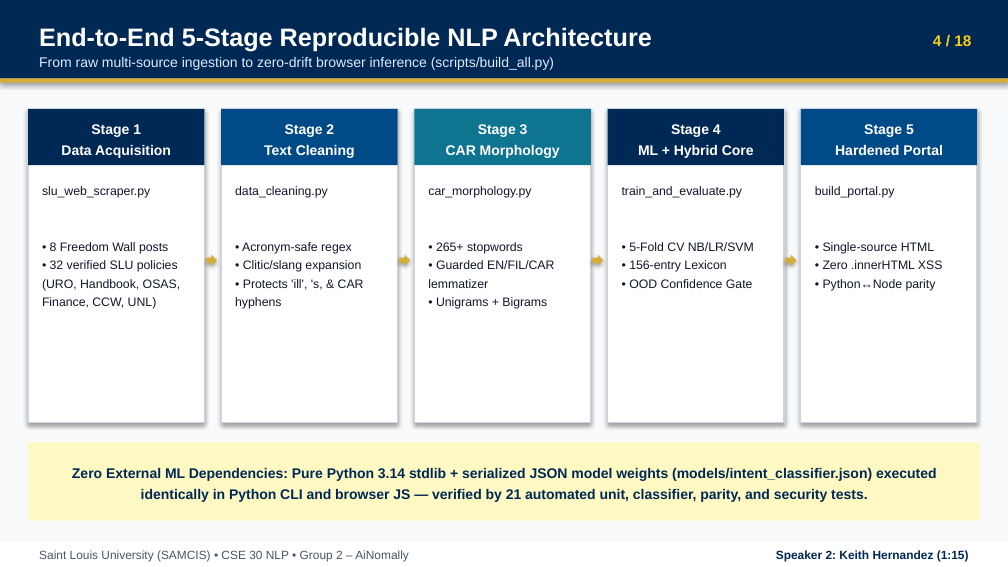
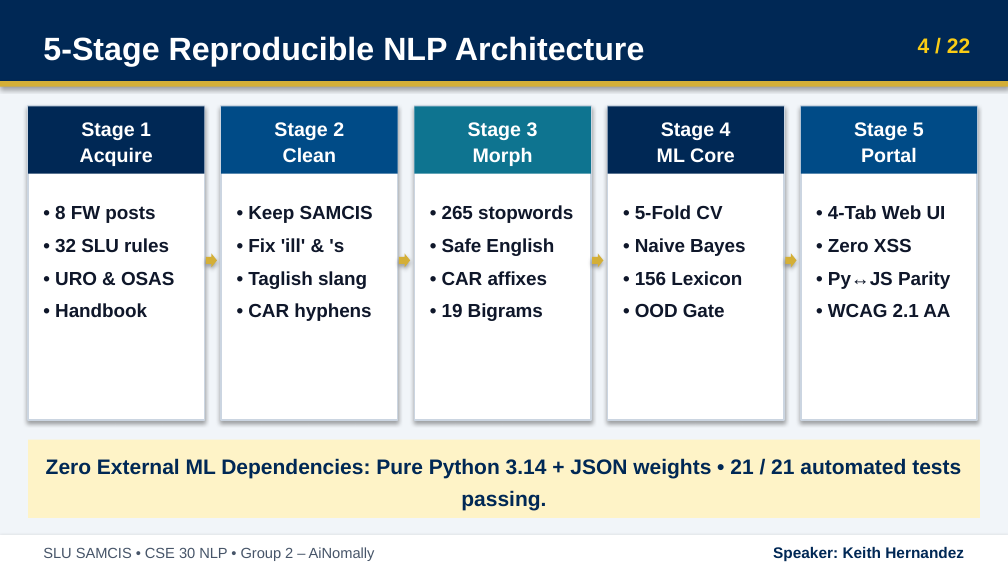
Before and after one commit to ChazeRodriguez/slu-egovernance-chatbot-car-lexicon, a slide deck: slide 4 of presentation/Group2_AiNomally_CSE30_Deck.pptx. Drawn at 1008x567 pixels with LibreOffice and Linux fonts; fonts in the diff are those of the drawing. Boxes give left, top, right and bottom in pixels: in the first picture for what was removed or moved away, otherwise in the second. Text is boxed around its words. In the diff, an @@ line names an element or a change of style, - is before the commit and + after.

```diff
--- a/presentation/Group2_AiNomally_CSE30_Deck.pptx
+++ b/presentation/Group2_AiNomally_CSE30_Deck.pptx
@@ background #F8FAFC to #F1F5F9 @@
@@ text "5-Stage Reproducible NLP Architecture" at <box>43,36,645,66</box>: vertical alignment top to middle @@
@@ text removed at <box>39,57,554,70</box> @@
-From raw multi-source ingestion to zero-drift browser inference (scripts/build_all.py)
@@ text at <box>43,36,645,66</box>: text changed; size 18 to 23 pt @@
-End-to-End 5-Stage Reproducible NLP Architecture
+5-Stage Reproducible NLP Architecture
@@ text at <box>918,38,970,53</box>: text changed; size 11 to 15 pt @@
-4 / 18
+4 / 22
@@ rectangle: place and size @@
-rectangle at <box>0,79,1008,83</box>
+rectangle at <box>0,82,1008,88</box>
@@ rectangle "Stage 1": place and size @@
-rectangle "Stage 1" at <box>28,109,205,165</box>
+rectangle "Stage 1" at <box>28,107,205,174</box>
@@ rectangle "Stage 2": place and size @@
-rectangle "Stage 2" at <box>221,109,397,165</box>
+rectangle "Stage 2" at <box>221,107,397,174</box>
@@ rectangle "Stage 3": place and size @@
-rectangle "Stage 3" at <box>414,109,591,165</box>
+rectangle "Stage 3" at <box>414,107,591,174</box>
@@ rectangle "Stage 4": place and size @@
-rectangle "Stage 4" at <box>608,109,784,165</box>
+rectangle "Stage 4" at <box>608,107,784,174</box>
@@ rectangle "Stage 5": place and size @@
-rectangle "Stage 5" at <box>800,109,977,165</box>
+rectangle "Stage 5" at <box>800,107,977,174</box>
@@ outline #CBD5E1 1 pt to #CBD5E1 1.25 pt in 5 elements at <box>221,107,397,420</box>, <box>414,107,591,420</box>, <box>608,107,784,420</box>, <box>28,107,205,420</box>, <box>800,107,977,420</box> @@
@@ text in rectangle at <box>80,147,153,166</box>: text changed; size 10 to 14 pt @@
-Data Acquisition
+Acquire
@@ text in rectangle at <box>81,122,151,140</box>: size 10 to 14 pt in "Stage 1"; line spacing 1.25 to 1.12 @@
@@ text in rectangle at <box>274,122,344,140</box>: size 10 to 14 pt in "Stage 2"; line spacing 1.25 to 1.12 @@
@@ text in rectangle at <box>283,147,336,163</box>: text changed; size 10 to 14 pt @@
-Text Cleaning
+Clean
@@ text in rectangle at <box>468,122,538,140</box>: size 10 to 14 pt in "Stage 3"; line spacing 1.25 to 1.12 @@
@@ text in rectangle at <box>473,147,533,166</box>: text changed; size 10 to 14 pt @@
-CAR Morphology
+Morph
@@ text in rectangle at <box>657,148,735,163</box>: text changed; size 10 to 14 pt @@
-ML + Hybrid Core
+ML Core
@@ text in rectangle at <box>661,122,731,140</box>: size 10 to 14 pt in "Stage 4"; line spacing 1.25 to 1.12 @@
@@ text in rectangle at <box>854,122,924,140</box>: size 10 to 14 pt in "Stage 5"; line spacing 1.25 to 1.12 @@
@@ text in rectangle at <box>861,147,917,163</box>: text changed; size 10 to 14 pt @@
-Hardened Portal
+Portal
@@ text at <box>55,206,174,317</box>: text changed; size 8.8 to 13.5 pt; bold on @@
-slu_web_scraper.py
-• 8 Freedom Wall posts
-• 32 verified SLU policies (URO, Handbook, OSAS, Finance, CCW, UNL)
+• 8 FW posts
+• 32 SLU rules
+• URO & OSAS
+• Handbook
@@ text at <box>248,205,373,321</box>: text changed; size 8.8 to 13.5 pt; bold on @@
-data_cleaning.py
-• Acronym-safe regex
-• Clitic/slang expansion
-• Protects 'ill', 's, & CAR hyphens
+• Keep SAMCIS
+• Fix 'ill' & 's
+• Taglish slang
+• CAR hyphens
@@ text at <box>442,205,573,321</box>: text changed; size 8.8 to 13.5 pt; bold on @@
-car_morphology.py
-• 265+ stopwords
-• Guarded EN/FIL/CAR lemmatizer
-• Unigrams + Bigrams
+• 265 stopwords
+• Safe English
+• CAR affixes
+• 19 Bigrams
@@ text at <box>635,205,745,317</box>: text changed; size 8.8 to 13.5 pt; bold on @@
-train_and_evaluate.py
-• 5-Fold CV NB/LR/SVM
-• 156-entry Lexicon
-• OOD Confidence Gate
+• 5-Fold CV
+• Naive Bayes
+• 156 Lexicon
+• OOD Gate
@@ text at <box>828,205,950,317</box>: text changed; size 8.8 to 13.5 pt; bold on @@
-build_portal.py
-• Single-source HTML
-• Zero .innerHTML XSS
-• Python↔Node parity
+• 4-Tab Web UI
+• Zero XSS
+• Py↔JS Parity
+• WCAG 2.1 AA
@@ rectangle "Zero External ML Dependencies: Pure ...": place and size @@
-rectangle "Zero External ML Dependencies: Pure ..." at <box>28,443,980,521</box>
+rectangle "Zero External ML Dependencies: Pure ..." at <box>28,439,980,518</box>
@@ rectangle "Zero External ML Dependencies: Pure ..." at <box>28,439,980,518</box>: fill #FEF9C3 to #FEF3C7 @@
@@ text in rectangle at <box>46,458,961,511</box>: text changed; size 10 to 15 pt @@
-Zero External ML Dependencies: Pure Python 3.14 stdlib + serialized JSON model weights (models/intent_classifier.json) executed identically in Python CLI and browser JS — verified by 21 automated unit, classifier, parity, and security tests.
+Zero External ML Dependencies: Pure Python 3.14 + JSON weights • 21 / 21 automated tests passing.
@@ rectangle: place and size @@
-rectangle at <box>0,540,1008,566</box>
+rectangle at <box>0,535,1008,567</box>
@@ text at <box>43,547,375,561</box>: text changed; size 8.5 to 10.5 pt @@
-Saint Louis University (SAMCIS) • CSE 30 NLP • Group 2 – AiNomally
+SLU SAMCIS • CSE 30 NLP • Group 2 – AiNomally
@@ text at <box>773,547,964,562</box>: text changed; size 8.5 to 11 pt @@
-Speaker 2: Keith Hernandez (1:15)
+Speaker: Keith Hernandez
```
Also in this commit, not shown: 15 other slides changed, 6 slides added, 2 slides removed, 8 other files.
